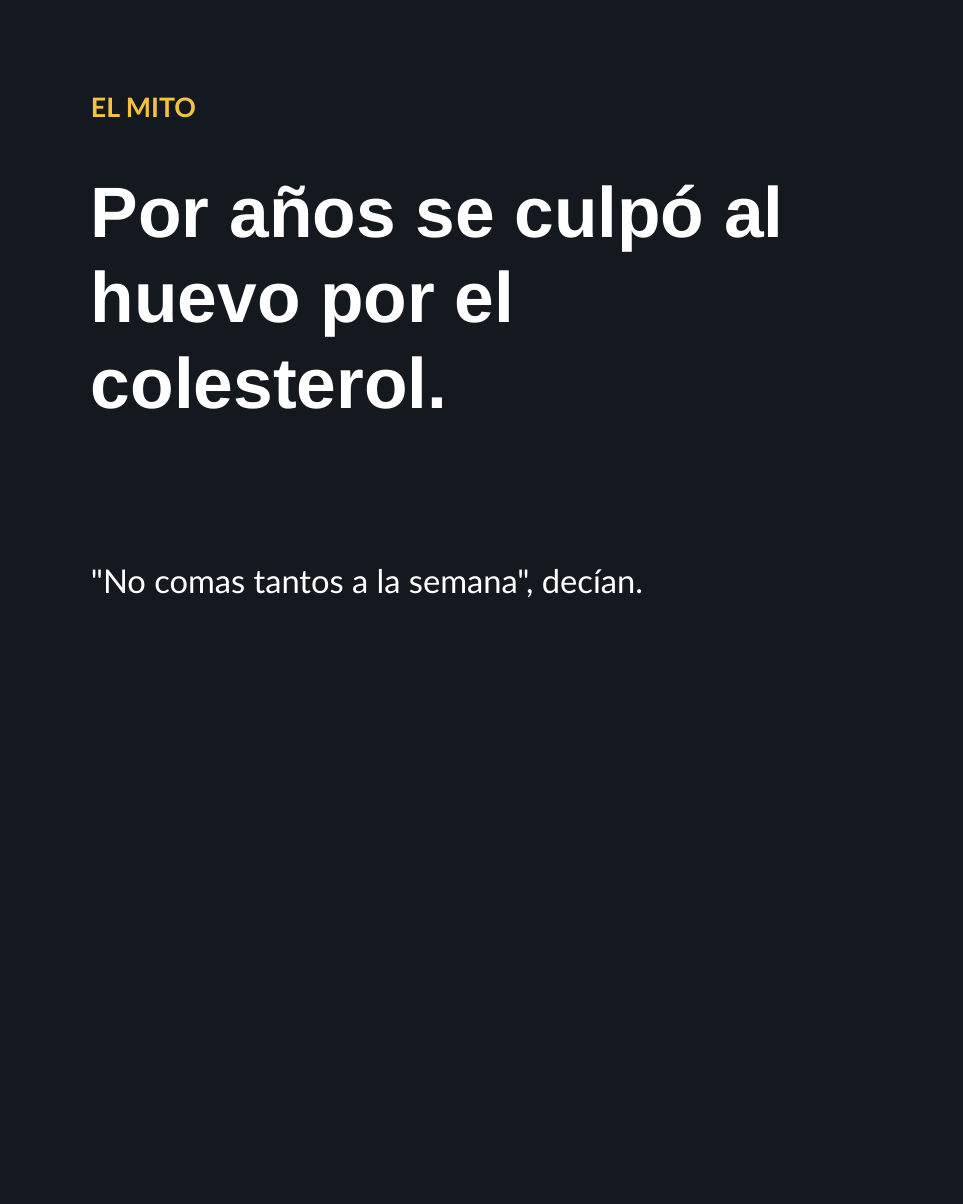
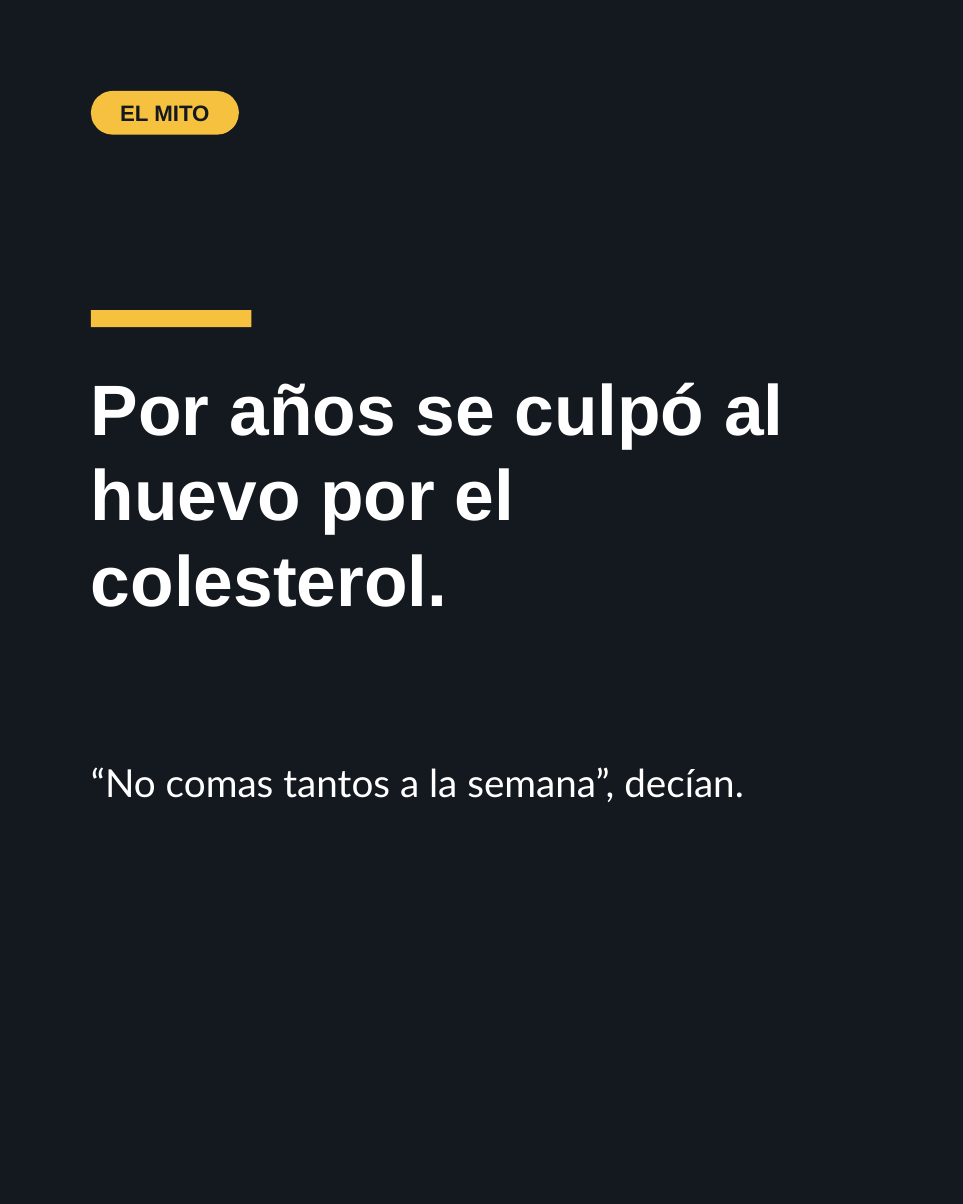
Before and after one commit to Notaly2026/huevera-canva, a slide deck: slide 2 of Dia-5/Carrusel Mito Colesterol - IG 1080x1350.pptx. Drawn at 963x1204 pixels with LibreOffice and Linux fonts; fonts in the diff are those of the drawing. Boxes give left, top, right and bottom in pixels: in the first picture for what was removed or moved away, otherwise in the second. Text is boxed around its words. In the diff, an @@ line names an element or a change of style, - is before the commit and + after.

Commit message:
Remove egg watermark from Mito Colesterol

```diff
--- a/Dia-5/Carrusel Mito Colesterol - IG 1080x1350.pptx
+++ b/Dia-5/Carrusel Mito Colesterol - IG 1080x1350.pptx
@@ rounded rectangle "EL MITO": place and size @@
-rounded rectangle "EL MITO" at bbox=[91, 97, 196, 117]
+rounded rectangle "EL MITO" at bbox=[91, 91, 239, 135]
@@ rounded rectangle "EL MITO" at bbox=[91, 91, 239, 135]: size 18 to 15 pt, font Lato to Arial, text colour #F5C13F to #14181F; alignment left to centre; vertical alignment top to middle; fill none to #F5C13F @@
@@ rectangle added at bbox=[91, 310, 251, 327], fill #F5C13F @@
@@ text "Por años se culpó al ...": place and size @@
-text "Por años se culpó al ..." at bbox=[91, 184, 783, 409]
+text "Por años se culpó al ..." at bbox=[91, 382, 783, 607]
@@ text at bbox=[91, 767, 744, 802]: text changed; size 22 to 26 pt @@
-"No comas tantos a la semana", decían.
+“No comas tantos a la semana”, decían.
```
Also in this commit, not shown: 4 other slides changed, 1 other file.
